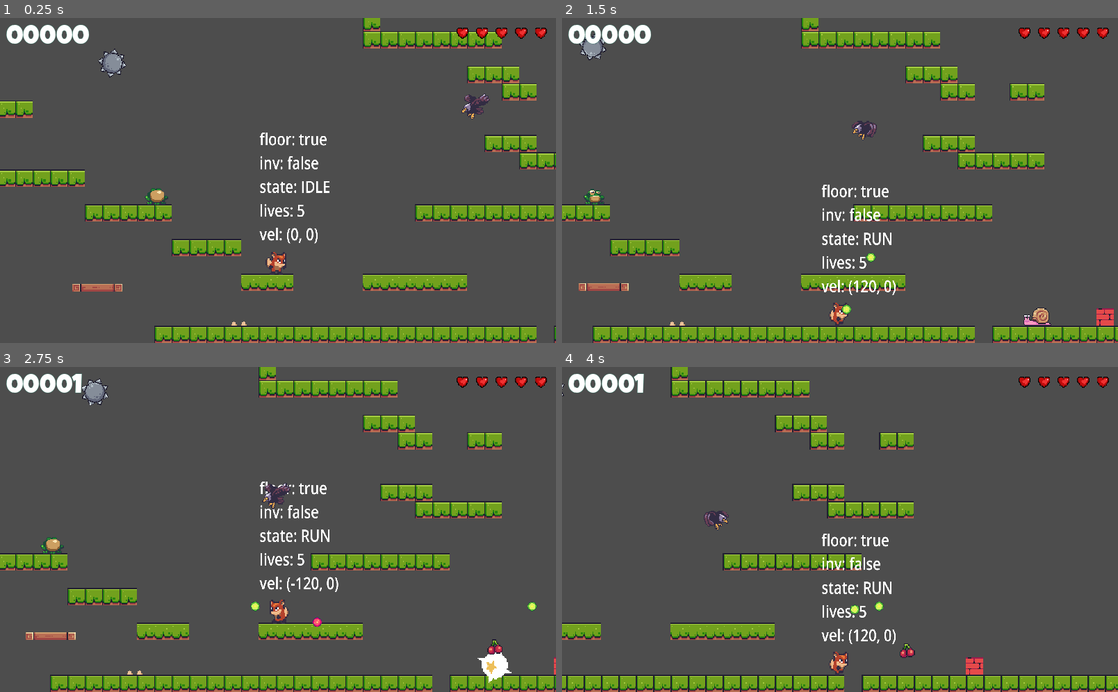
Above: before the commit, frames 1-4 (two rows, left to right).
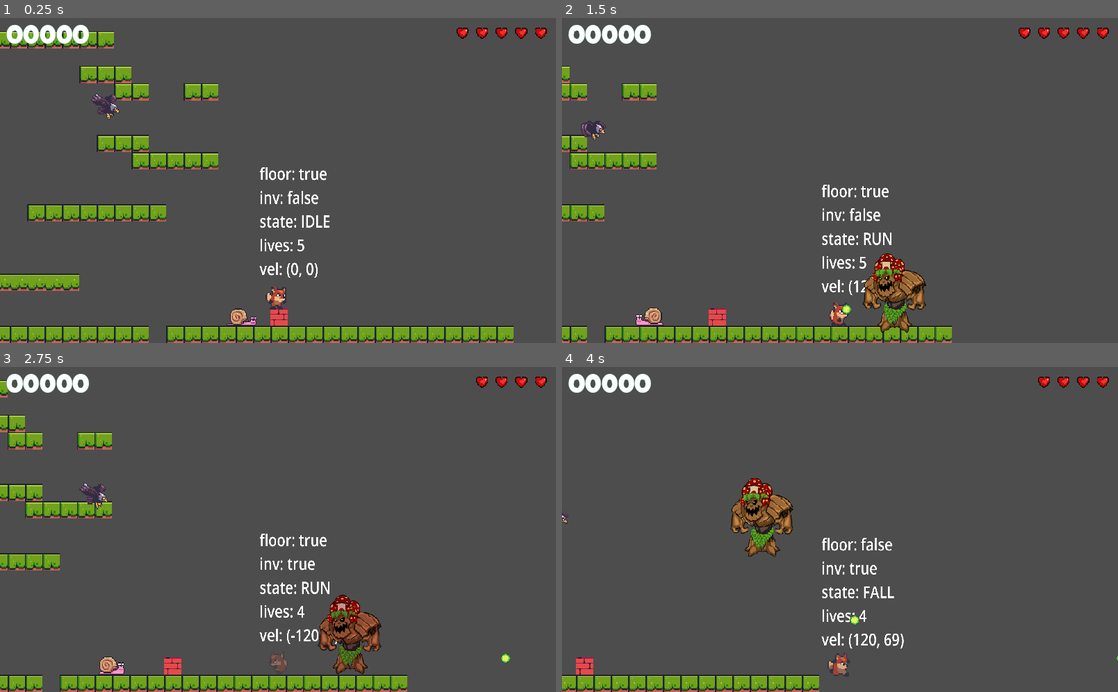
Above: after the commit, the same moments.

Repository: niamh-d/godot-foxy-2d-platformer
Game: Godot game, scene res://scenes/level_base/level_base.tscn
Same seed, same stepped clock (60 frames per second), same inputs: the game is played once before the commit and once after it.
Inputs:
- Up to frame 1 (0.25 s): no input
- Up to frame 2 (1.5 s): hold Right (right) from 0.53 s (still down); tap E (shoot) at 0.6, 1.35 s; tap Space (jump) at 0.77 s
- Up to frame 3 (2.75 s): tap Space (jump) at 1.52 s; release Right (right) at 2.03 s; hold Left (left) from 2.03 s (still down); tap E (shoot) at 2.1 s
- Up to frame 4 (4 s): release Left (left) at 2.78 s; hold Right (right) from 2.78 s (still down); tap E (shoot) at 2.85, 3.6 s; tap Space (jump) at 3.02, 3.77 s

The runs differ from the first frame. In frame 1, 19% of the frame differs, in the area x 0-100%, y 0-100%; in frame 2, 16%; in frame 3, 18%; in frame 4, 14%.

Commit message:
boss hit tween

Diff:
--- /dev/null
+++ b/scenes/boss/boss.gd
@@ -0,0 +1,32 @@
+extends Node2D
+
+@onready var animation_tree: AnimationTree = $AnimationTree
+@onready var state_machine: AnimationNodeStateMachinePlayback = $AnimationTree["parameters/playback"]
+@onready var visual: Node2D = $Visual
+
+const TRIGGER_CONDITION: String = "parameters/conditions/on_trigger"
+
+var _is_invincible: bool = false
+var _tween: Tween
+
+func tween_hit() -> void:
+	_tween = get_tree().create_tween()
+	_tween.tween_property(visual, "position", Vector2.ZERO, 1.6)
+
+func set_invincible(inv: bool) -> void:
+	_is_invincible = inv
+	if inv:
+		state_machine.travel("hit")
+
+func take_damage()-> void:
+	if _is_invincible:
+		return
+
+	set_invincible(true)
+	tween_hit()
+
+func _on_trigger_area_entered(area: Area2D) -> void:
+	animation_tree[TRIGGER_CONDITION] = true
+
+func _on_hit_box_area_entered(area: Area2D) -> void:
+	take_damage()
--- a/scenes/boss/boss.tscn
+++ b/scenes/boss/boss.tscn
@@ -1,12 +1,52 @@
-[gd_scene load_steps=22 format=3 uid="uid://d23f85tvnu14d"]
+[gd_scene load_steps=23 format=3 uid="uid://d23f85tvnu14d"]
 
 [ext_resource type="Texture2D" uid="uid://be110i8f2afpo" path="res://assets/enemies/boss/boss.png" id="1_7gpah"]
+[ext_resource type="Script" path="res://scenes/boss/boss.gd" id="1_urvbg"]
 
 [sub_resource type="RectangleShape2D" id="RectangleShape2D_cby6w"]
 size = Vector2(10, 240)
 
 [sub_resource type="RectangleShape2D" id="RectangleShape2D_imryd"]
 size = Vector2(20, 50)
+
+[sub_resource type="Animation" id="Animation_caery"]
+length = 0.001
+tracks/0/type = "value"
+tracks/0/imported = false
+tracks/0/enabled = true
+tracks/0/path = NodePath("Visual/Sprite2D:self_modulate")
+tracks/0/interp = 1
+tracks/0/loop_wrap = true
+tracks/0/keys = {
+"times": PackedFloat32Array(0),
+"transitions": PackedFloat32Array(1),
+"update": 0,
+"values": [Color(1, 1, 1, 0)]
+}
+tracks/1/type = "value"
+tracks/1/imported = false
+tracks/1/enabled = true
+tracks/1/path = NodePath("Visual/Sprite2D:scale")
+tracks/1/interp = 1
+tracks/1/loop_wrap = true
+tracks/1/keys = {
+"times": PackedFloat32Array(0),
+"transitions": PackedFloat32Array(1),
+"update": 0,
+"values": [Vector2(1e-05, 1e-05)]
+}
+tracks/2/type = "value"
+tracks/2/imported = false
+tracks/2/enabled = true
+tracks/2/path = NodePath("Visual:position")
+tracks/2/interp = 1
+tracks/2/loop_wrap = true
+tracks/2/keys = {
+"times": PackedFloat32Array(0),
+"transitions": PackedFloat32Array(1),
+"update": 0,
+"values": [Vector2(0, 0)]
+}
 
 [sub_resource type="Animation" id="Animation_u167f"]
 resource_name = "arrive"
@@ -37,8 +77,26 @@
 "values": [Vector2(1e-05, 1e-05), Vector2(0.5, 0.5)]
 }
 
-[sub_resource type="Animation" id="Animation_caery"]
-length = 0.001
+[sub_resource type="Animation" id="Animation_g5iok"]
+resource_name = "attack"
+length = 2.0
+tracks/0/type = "value"
+tracks/0/imported = false
+tracks/0/enabled = true
+tracks/0/path = NodePath("Visual:position")
+tracks/0/interp = 1
+tracks/0/loop_wrap = true
+tracks/0/keys = {
+"times": PackedFloat32Array(0, 0.4, 1.4, 2),
+"transitions": PackedFloat32Array(1, 1, 1, 1),
+"update": 0,
+"values": [Vector2(0, 0), Vector2(-200, 0), Vector2(0, -150), Vector2(0, 0)]
+}
+
+[sub_resource type="Animation" id="Animation_p3xb2"]
+resource_name = "hit"
+length = 2.0
+step = 0.1
 tracks/0/type = "value"
 tracks/0/imported = false
 tracks/0/enabled = true
@@ -46,34 +104,24 @@
 tracks/0/interp = 1
 tracks/0/loop_wrap = true
 tracks/0/keys = {
-"times": PackedFloat32Array(0),
-"transitions": PackedFloat32Array(1),
-"update": 0,
-"values": [Color(1, 1, 1, 0)]
-}
-tracks/1/type = "value"
+"times": PackedFloat32Array(0, 0.2, 0.4, 0.6, 0.8, 1, 1.2, 1.4, 1.6, 1.8, 2),
+"transitions": PackedFloat32Array(1, 1, 1, 1, 1, 1, 1, 1, 1, 1, 1),
+"update": 0,
+"values": [Color(1, 1, 1, 1), Color(0.690196, 0, 0.690196, 1), Color(1, 1, 1, 1), Color(0.690196, 0, 0.690196, 1), Color(1, 1, 1, 1), Color(0.690196, 0, 0.690196, 1), Color(1, 1, 1, 1), Color(0.690196, 0, 0.690196, 1), Color(1, 1, 1, 1), Color(0.690196, 0, 0.690196, 1), Color(1, 1, 1, 1)]
+}
+tracks/1/type = "method"
 tracks/1/imported = false
 tracks/1/enabled = true
-tracks/1/path = NodePath("Visual/Sprite2D:scale")
+tracks/1/path = NodePath(".")
 tracks/1/interp = 1
 tracks/1/loop_wrap = true
 tracks/1/keys = {
-"times": PackedFloat32Array(0),
-"transitions": PackedFloat32Array(1),
-"update": 0,
-"values": [Vector2(1e-05, 1e-05)]
-}
-tracks/2/type = "value"
-tracks/2/imported = false
-tracks/2/enabled = true
-tracks/2/path = NodePath("Visual:position")
-tracks/2/interp = 1
-tracks/2/loop_wrap = true
-tracks/2/keys = {
-"times": PackedFloat32Array(0),
-"transitions": PackedFloat32Array(1),
-"update": 0,
-"values": [Vector2(0, 0)]
+"times": PackedFloat32Array(2),
+"transitions": PackedFloat32Array(1),
+"values": [{
+"args": [false],
+"method": &"set_invincible"
+}]
 }
 
 [sub_resource type="Animation" id="Animation_rnmt6"]
@@ -91,39 +139,6 @@
 "transitions": PackedFloat32Array(1, 1, 1, 1, 1, 1, 1),
 "update": 0,
 "values": [Vector2(0, 0), Vector2(0, -150), Vector2(0, 0), Vector2(0, -150), Vector2(0, 0), Vector2(0, -150), Vector2(0, 0)]
-}
-
-[sub_resource type="Animation" id="Animation_g5iok"]
-resource_name = "attack"
-length = 2.0
-tracks/0/type = "value"
-tracks/0/imported = false
-tracks/0/enabled = true
-tracks/0/path = NodePath("Visual:position")
-tracks/0/interp = 1
-tracks/0/loop_wrap = true
-tracks/0/keys = {
-"times": PackedFloat32Array(0, 0.4, 1.4, 2),
-"transitions": PackedFloat32Array(1, 1, 1, 1),
-"update": 0,
-"values": [Vector2(0, 0), Vector2(-200, 0), Vector2(0, -150), Vector2(0, 0)]
-}
-
-[sub_resource type="Animation" id="Animation_p3xb2"]
-resource_name = "hit"
-length = 2.0
-step = 0.1
-tracks/0/type = "value"
-tracks/0/imported = false
-tracks/0/enabled = true
-tracks/0/path = NodePath("Visual/Sprite2D:self_modulate")
-tracks/0/interp = 1
-tracks/0/loop_wrap = true
-tracks/0/keys = {
-"times": PackedFloat32Array(0, 0.2, 0.4, 0.6, 0.8, 1, 1.2, 1.4, 1.6, 1.8, 2),
-"transitions": PackedFloat32Array(1, 1, 1, 1, 1, 1, 1, 1, 1, 1, 1),
-"update": 0,
-"values": [Color(1, 1, 1, 1), Color(0.690196, 0, 0.690196, 1), Color(1, 1, 1, 1), Color(0.690196, 0, 0.690196, 1), Color(1, 1, 1, 1), Color(0.690196, 0, 0.690196, 1), Color(1, 1, 1, 1), Color(0.690196, 0, 0.690196, 1), Color(1, 1, 1, 1), Color(0.690196, 0, 0.690196, 1), Color(1, 1, 1, 1)]
 }
 
 [sub_resource type="AnimationLibrary" id="AnimationLibrary_i8u4o"]
@@ -189,6 +204,7 @@
 graph_offset = Vector2(20.8813, 0)
 
 [node name="Boss" type="Node2D"]
+script = ExtResource("1_urvbg")
 
 [node name="Trigger" type="Area2D" parent="."]
 position = Vector2(-130, -100)
@@ -224,3 +240,6 @@
 tree_root = SubResource("AnimationNodeStateMachine_siyap")
 anim_player = NodePath("../AnimationPlayer")
 parameters/conditions/on_trigger = false
+
+[connection signal="area_entered" from="Trigger" to="." method="_on_trigger_area_entered"]
+[connection signal="area_entered" from="Visual/HitBox" to="." method="_on_hit_box_area_entered"]
--- a/scenes/level_base/level_base.tscn
+++ b/scenes/level_base/level_base.tscn
@@ -11,6 +11,7 @@
 [ext_resource type="PackedScene" uid="uid://2g2ndhnvokkh" path="res://scenes/floor_spikes/floor_spikes.tscn" id="9_8e26c"]
 [ext_resource type="PackedScene" uid="uid://cyfyqfyggd324" path="res://scenes/hud/hud.tscn" id="10_3oemn"]
 [ext_resource type="PackedScene" uid="uid://nytdtwgom8mh" path="res://scenes/moving_platform/moving_platform.tscn" id="11_ghnun"]
+[ext_resource type="PackedScene" uid="uid://d23f85tvnu14d" path="res://scenes/boss/boss.tscn" id="12_45wml"]
 
 [sub_resource type="TileSetAtlasSource" id="TileSetAtlasSource_x0vfm"]
 texture = ExtResource("1_i0q12")
@@ -241,7 +242,7 @@
 tile_set = SubResource("TileSet_w7m0q")
 
 [node name="Player" parent="." instance=ExtResource("2_qjfpu")]
-position = Vector2(114, -82)
+position = Vector2(471, -51)
 
 [node name="ObjectMaker" parent="." instance=ExtResource("3_1b3y4")]
 
@@ -283,3 +284,6 @@
 [node name="MovingPlatform" parent="MovingPlatforms" node_paths=PackedStringArray("destination") instance=ExtResource("11_ghnun")]
 position = Vector2(-63, -51)
 destination = NodePath("../P1")
+
+[node name="Boss" parent="." instance=ExtResource("12_45wml")]
+position = Vector2(635, -12)
Not shown: 1 places in scenes/level_base/level_base.tscn that only renumber resources
